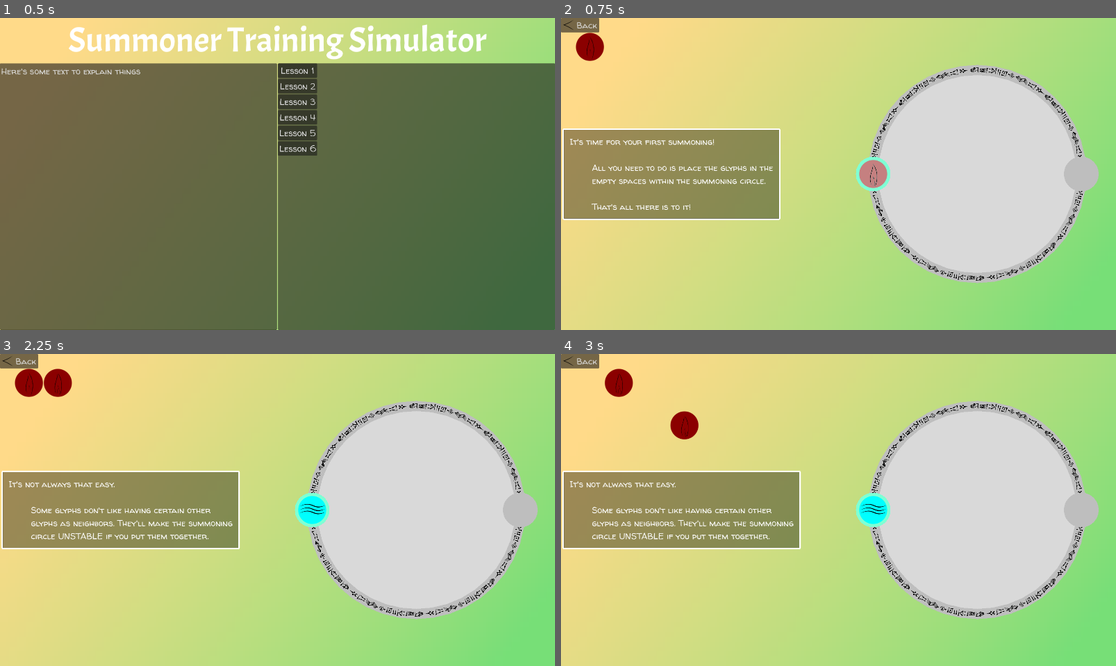
Above: before the commit, frames 1-4 (two rows, left to right).
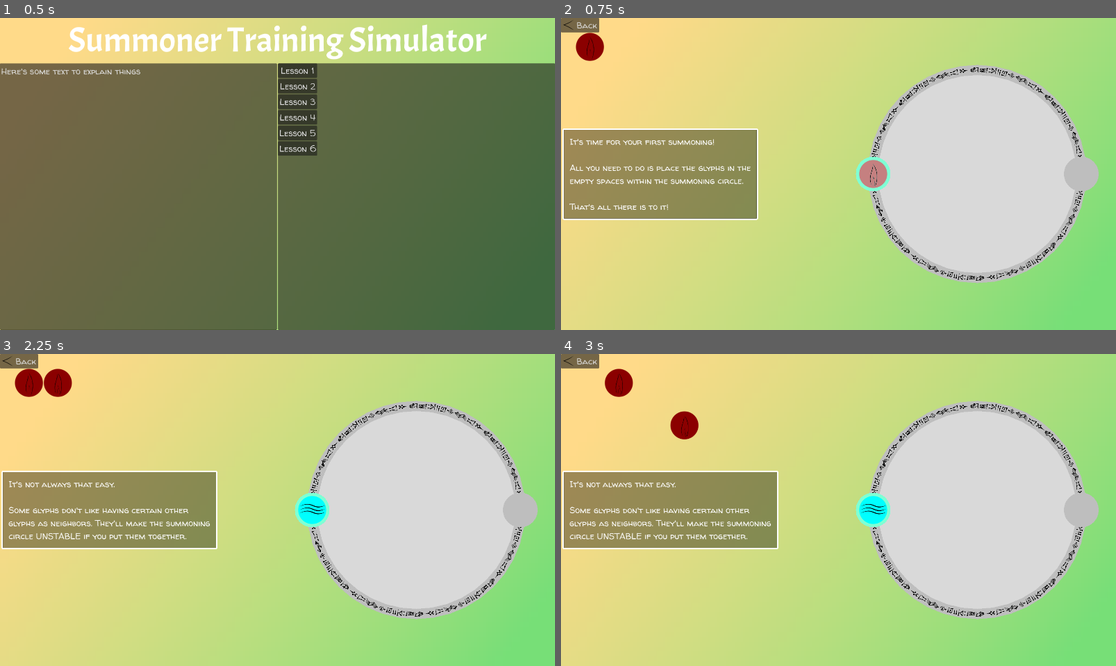
Above: after the commit, the same moments.

Repository: jwodicka/LD55
Game: Godot game, scene res://game_shell.tscn
Same seed, same stepped clock (60 frames per second), same inputs: the game is played once before the commit and once after it.
Inputs (mouse positions are in pixels of both pictures, inside the frame that each line leads up to):
- Up to frame 1 (0.5 s): no input
- Up to frame 2 (0.75 s): click "Lesson 1" at 0.5 s
- Up to frame 3 (2.25 s): click "Back" at 1.25 s; click "Lesson 2" at 2 s
- Up to frame 4 (3 s): tap Enter at 2.75 s; drag from (588, 382) to (871, 510) at 2.77 s

Frame 1 is identical in both runs. In frame 2, 2.1% of the frame differs, in the area x 1-40%, y 35-65%; in frame 3, 2.2%, in the area x 1-44%, y 37-63%; in frame 4, 2.2%.

Commit message:
Levels let you move to next

Diff:
--- a/GameLogic.gd
+++ b/GameLogic.gd
@@ -15,15 +15,19 @@
 const CORRECT = State.CORRECT
 
 static func load_level(level_name: String) -> SummoningCircle:
+	var next_level : String
 	var glyphs : Array[Symbol] = []
 	var targets : int = 1
 	var target_connectors : Array[Vector2i] = []
 	var offset_angle : float = 0
 	var flavor_text : String = ""
+	var victory_text : String = ""
 	var initial_placements : Dictionary = {} # Maps target number to glyph symbol
 	var locked_targets : Array[int] = []
 
 	var level_def: Dictionary = Levels.levels[level_name]
+	if "next_level" in level_def:
+		next_level = level_def.next_level
 	if "glyphs" in level_def:
 		glyphs.assign(level_def.glyphs)
 	if "targets" in level_def:
@@ -34,17 +38,21 @@
 		offset_angle = level_def.offset_angle
 	if "flavor_text" in level_def:
 		flavor_text = level_def.flavor_text
+	if "victory_text" in level_def:
+		victory_text = level_def.victory_text
 	if "initial_placements" in level_def:
 		initial_placements = level_def.initial_placements
 	if "locked_targets" in level_def:
 		locked_targets.assign(level_def.locked_targets)
 
 	var level: SummoningCircle = SUMMONING_CIRCLE_SCENE.instantiate() as SummoningCircle
+	level.next_level = next_level
 	level.glyphs = glyphs
 	level.targets = targets
 	level.target_connectors = target_connectors
 	level.offset_angle = offset_angle
 	level.flavor_text = flavor_text
+	level.victory_text = victory_text
 	level.initial_placements = initial_placements
 	level.locked_targets = locked_targets
 	return level
--- a/GameShell.gd
+++ b/GameShell.gd
@@ -8,13 +8,15 @@
 
 var current_level: SummoningCircle = null
 
-static func enter_level(level_name: String) -> void:
-	_game_shell._enter_level(level_name)
+static func enter_level(level_name: String, from_node: Node = null) -> void:
+	_game_shell._enter_level(level_name, from_node)
 
-func _enter_level(level_name: String) -> void:
+func _enter_level(level_name: String, from_node: Node = null) -> void:
+	if from_node == null:
+		from_node = main_menu
 	current_level = GameLogic.load_level(level_name)
 	add_child(current_level)
-	remove_child(main_menu)
+	remove_child(from_node)
 
 static func return_to_menu() -> void:
 	_game_shell._return_to_menu()
--- a/Levels.gd
+++ b/Levels.gd
@@ -11,35 +11,51 @@
     "Lesson 1": {
         flavor_text = """It's time for your first summoning!
 
-        All you need to do is place the glyphs in the
-        empty spaces within the summoning circle.
+All you need to do is place the glyphs in the
+empty spaces within the summoning circle.
 
-        That's all there is to it!""",
+That's all there is to it!""",
+        victory_text = """You did it!
+
+If this had been a real summoning,
+you'd have just unleashed a horrifying
+monster onto an unsuspecting world.
+
+Go you!""",
         glyphs = [FIRE],
         targets = 2,
         target_connectors = [Vector2i(0, 1), Vector2i(1,0)],
         initial_placements = {0: FIRE},
         locked_targets = [0],
         offset_angle = -90,
+        next_level = "Lesson 2"
     },
     "Lesson 2": {
         flavor_text = """It's not always that easy.
 
-        Some glyphs don't like having certain other
-        glyphs as neighbors. They'll make the summoning
-        circle UNSTABLE if you put them together.""",
+Some glyphs don't like having certain other
+glyphs as neighbors. They'll make the summoning
+circle UNSTABLE if you put them together.""",
+        victory_text = """Another success!
+
+According to our research, unstable links
+have less than a 3% chance of summoning
+an eldritch entity that will eat the world,
+so don't worry too much about the occasional
+error.""",
         glyphs = [FIRE, FIRE],
         targets = 2,
         target_connectors = [Vector2i(0, 1), Vector2i(1, 0)],
         initial_placements = {0: WATER},
-        offset_angle = -90
+        offset_angle = -90,
+        next_level = "Lesson 3"
     },
     "Lesson 3": {
 		flavor_text = """Not every glyph cares about exactly
-        which other glyphs it connects to.
+which other glyphs it connects to.
 
-        Some glyphs just need their entire set
-        of neighbors to satisfy some condition.""",
+Some glyphs just need their entire set
+of neighbors to satisfy some condition.""",
         glyphs = [AIR, AIR, EARTH, EARTH, SALT, SALT],
         targets = 6,
         target_connectors = [
@@ -50,7 +66,8 @@
             Vector2i(4, 5),
             Vector2i(5, 0),
             Vector2i(2, 4)
-        ]
+        ],
+        next_level = "Lesson 4"
     },
     "Lesson 4": {
         glyphs = [SALT, SALT, AIR, EARTH],
@@ -64,7 +81,8 @@
             Vector2i(2, 3)
         ],
         initial_placements = {3: WATER},
-        locked_targets = [3]
+        locked_targets = [3],
+        next_level = "Lesson 5"
     },
     "Lesson 5": {
         glyphs = [EARTH, AIR, WATER, SALT, FIRE],
@@ -82,7 +100,8 @@
         ],
         offset_angle = 30,
         initial_placements = {4: FIRE},
-        locked_targets = [4]
+        locked_targets = [4],
+        next_level = "Lesson 6"
     },
     "Lesson 6": {
         glyphs = [FIRE, WATER, AIR, AIR, SALT, SALT, SALT],
--- a/SummoningCircle.gd
+++ b/SummoningCircle.gd
@@ -6,6 +6,9 @@
 const TARGET_CONNECTOR = preload("res://target_connector.tscn")
 
 const CURVE_STEPS = 20
+
+@export
+var next_level : String = ""
 
 @export
 var glyphs : Array[GameLogic.Symbol]
@@ -29,6 +32,9 @@
 
 @export
 var flavor_text : String = ""
+
+@export
+var victory_text : String = ""
 
 var solved : bool = false
 
@@ -103,11 +109,23 @@
 			return target.glyph_held && target.is_valid() == GameLogic.State.CORRECT
 	):
 		solved = true
-		for target: DropTarget in _targets:
-			target.current_glyph.is_locked = true
-		$BackgroundCircle.color = Color.BLACK
-		$BackgroundCircle/GPUParticles2D.emitting = true
-		queue_redraw()
+		on_victory()
+
+func on_victory() -> void:
+	for target: DropTarget in _targets:
+		target.current_glyph.is_locked = true
+	$BackgroundCircle.color = Color.BLACK
+	$BackgroundCircle/GPUParticles2D.emitting = true
+	var end_flavor_text := victory_text
+	if end_flavor_text.is_empty():
+		end_flavor_text = "Another successful summoning!"
+	(find_child("EndFlavorLabel") as Label).text = end_flavor_text
+	$VictoryOverlay.show()
+	queue_redraw()
+
 
 func _on_button_pressed() -> void:
 	GameShell.return_to_menu()
+
+func _on_next_button_pressed() -> void:
+	GameShell.enter_level(next_level, self)
--- a/default_bus_layout.tres
+++ b/default_bus_layout.tres
@@ -3,13 +3,13 @@
 [resource]
 bus/1/name = &"Music"
 bus/1/solo = false
-bus/1/mute = true
+bus/1/mute = false
 bus/1/bypass_fx = false
 bus/1/volume_db = 0.0
 bus/1/send = &"Master"
 bus/2/name = &"SFX"
 bus/2/solo = false
-bus/2/mute = true
+bus/2/mute = false
 bus/2/bypass_fx = false
 bus/2/volume_db = 0.0
 bus/2/send = &"Master"
--- a/summoning_circle.tscn
+++ b/summoning_circle.tscn
@@ -29,9 +29,15 @@
 grow_vertical = 2
 mouse_filter = 1
 script = ExtResource("1_4yubp")
+next_level = null
 glyphs = Array[int]([0, 4, 2, 3, 1])
 targets = 5
 target_connectors = Array[Vector2i]([Vector2i(0, 2), Vector2i(1, 3), Vector2i(2, 4), Vector2i(3, 0), Vector2i(4, 1)])
+initial_placements = null
+locked_targets = null
+offset_angle = null
+flavor_text = null
+victory_text = null
 
 [node name="Glyphs" type="CanvasLayer" parent="."]
 layer = 10
@@ -93,4 +99,46 @@
 icon = ExtResource("4_upsmq")
 expand_icon = true
 
+[node name="VictoryOverlay" type="CanvasLayer" parent="."]
+layer = 50
+visible = false
+
+[node name="CenterContainer" type="CenterContainer" parent="VictoryOverlay"]
+anchors_preset = 8
+anchor_left = 0.5
+anchor_top = 0.5
+anchor_right = 0.5
+anchor_bottom = 0.5
+offset_left = -20.0
+offset_top = -20.0
+offset_right = 20.0
+offset_bottom = 20.0
+grow_horizontal = 2
+grow_vertical = 2
+
+[node name="PanelContainer" type="PanelContainer" parent="VictoryOverlay/CenterContainer"]
+layout_mode = 2
+theme_type_variation = &"FlavorText"
+
+[node name="VBoxContainer" type="VBoxContainer" parent="VictoryOverlay/CenterContainer/PanelContainer"]
+layout_mode = 2
+
+[node name="EndFlavorLabel" type="Label" parent="VictoryOverlay/CenterContainer/PanelContainer/VBoxContainer"]
+layout_mode = 2
+text = "Some end of level text"
+
+[node name="HBoxContainer" type="HBoxContainer" parent="VictoryOverlay/CenterContainer/PanelContainer/VBoxContainer"]
+layout_mode = 2
+alignment = 1
+
+[node name="MenuButton" type="Button" parent="VictoryOverlay/CenterContainer/PanelContainer/VBoxContainer/HBoxContainer"]
+layout_mode = 2
+text = "Menu"
+
+[node name="NextButton" type="Button" parent="VictoryOverlay/CenterContainer/PanelContainer/VBoxContainer/HBoxContainer"]
+layout_mode = 2
+text = "Next Lesson"
+
 [connection signal="pressed" from="Button" to="." method="_on_button_pressed"]
+[connection signal="pressed" from="VictoryOverlay/CenterContainer/PanelContainer/VBoxContainer/HBoxContainer/MenuButton" to="." method="_on_button_pressed"]
+[connection signal="pressed" from="VictoryOverlay/CenterContainer/PanelContainer/VBoxContainer/HBoxContainer/NextButton" to="." method="_on_next_button_pressed"]
